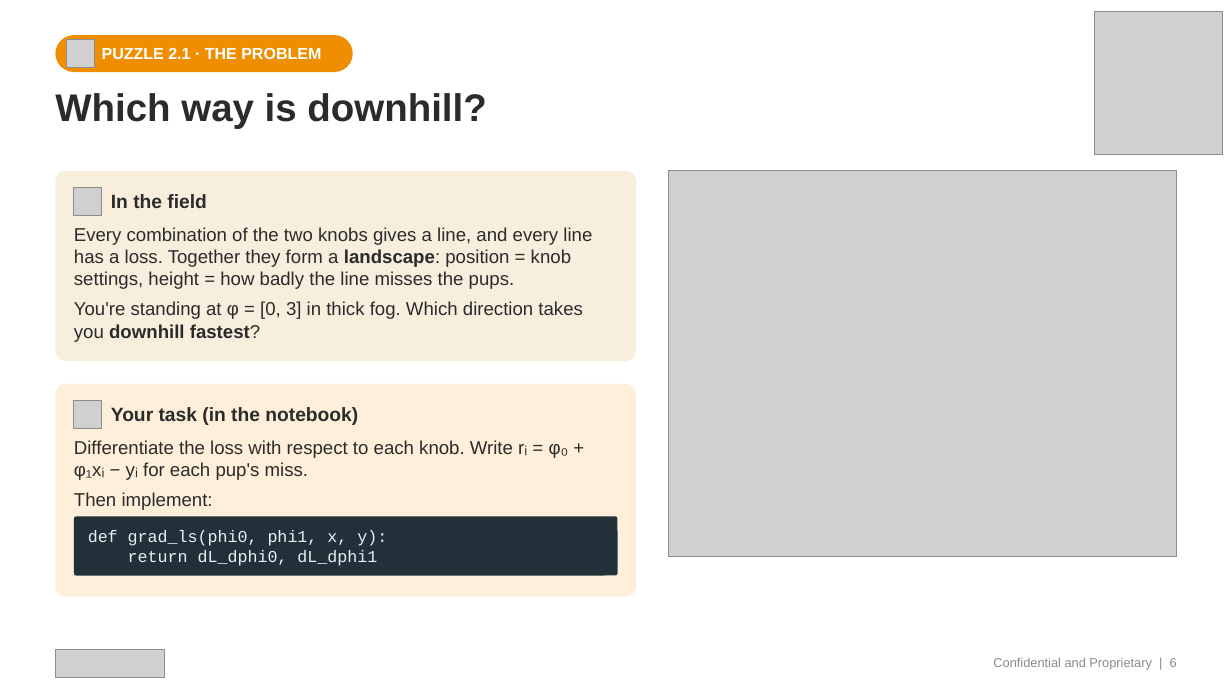
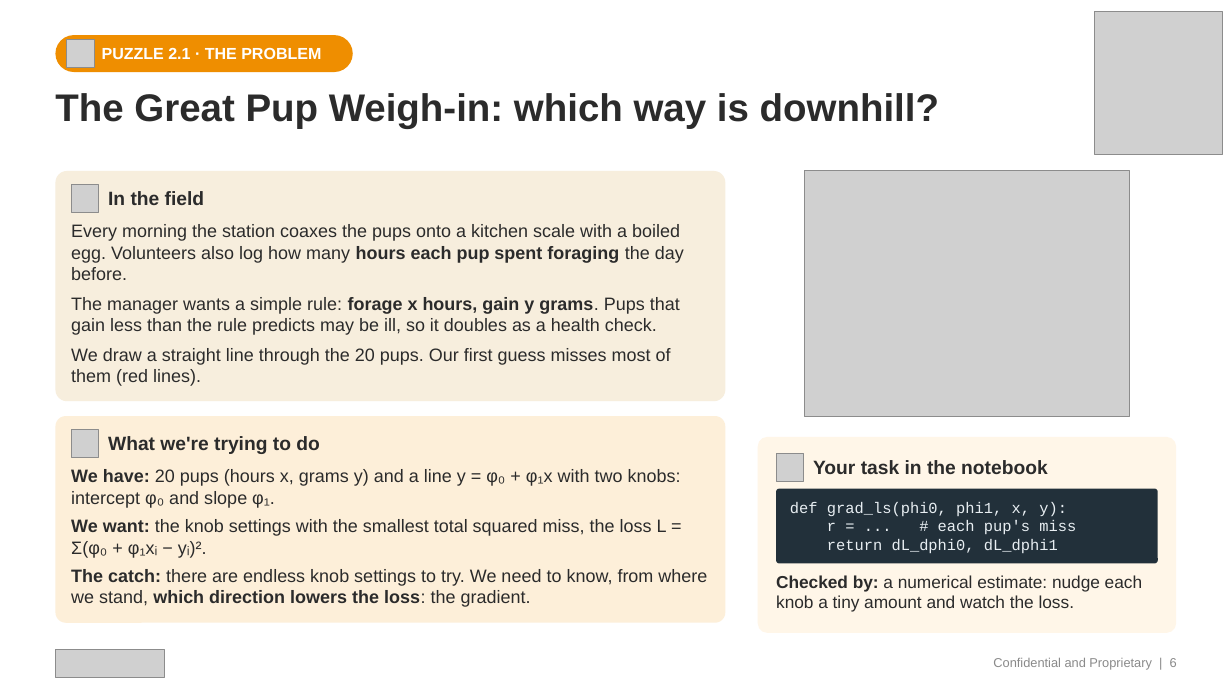
Before and after one commit to transitionbio/udl-ch1-8-tutorial, a slide deck: slide 6 of slides/TBio_UDL_Ch1-8_OneHour.pptx. Drawn at 1232x693 pixels with LibreOffice and Linux fonts; fonts in the diff are those of the drawing; grey boxes stand for pictures. Boxes give left, top, right and bottom in pixels: in the first picture for what was removed or moved away, otherwise in the second. Text is boxed around its words. In the diff, an @@ line names an element or a change of style, - is before the commit and + after.

```diff
--- a/slides/TBio_UDL_Ch1-8_OneHour.pptx
+++ b/slides/TBio_UDL_Ch1-8_OneHour.pptx
@@ text at [55, 93, 939, 129]: text changed @@
-Which way is downhill?
+The Great Pup Weigh-in: which way is downhill?
@@ rounded rectangle: place and size @@
-rounded rectangle at [55, 171, 636, 360]
+rounded rectangle at [55, 171, 726, 401]
@@ picture removed at [668, 171, 1177, 556] @@
@@ picture added at [804, 171, 1129, 417] @@
@@ text added at [71, 224, 684, 386], 14 pt, text #2B2B2B @@
+Every morning the station coaxes the pups onto a kitchen scale with a boiled egg. Volunteers also log how many hours each pup spent foraging the day before.
+The manager wants a simple rule: forage x hours, gain y grams. Pups that gain less than the rule predicts may be ill, so it doubles as a health check.
+We draw a straight line through the 20 pups. Our first guess misses most of them (red lines).
@@ text removed at [74, 227, 592, 342] @@
-Every combination of the two knobs gives a line, and every line has a loss. Together they form a landscape: position = knob settings, height = how badly the line misses the pups.
-You're standing at φ = [0, 3] in thick fog. Which direction takes you downhill fastest?
@@ rounded rectangle: place and size @@
-rounded rectangle at [55, 384, 636, 596]
+rounded rectangle at [55, 416, 726, 623]
@@ picture added at [71, 430, 99, 457] @@
@@ text removed at [74, 440, 569, 510] @@
-Differentiate the loss with respect to each knob. Write rᵢ = φ₀ + φ₁xᵢ − yᵢ for each pup's miss.
-Then implement:
@@ text added at [108, 436, 319, 454], 15 pt, text #2B2B2B, bold @@
+What we're trying to do
@@ rounded rectangle added at [758, 437, 1177, 633], fill #FFF6E8 @@
@@ text added at [71, 469, 707, 607], 14 pt, text #2B2B2B @@
+We have: 20 pups (hours x, grams y) and a line y = φ₀ + φ₁x with two knobs: intercept φ₀ and slope φ₁.
+We want: the knob settings with the smallest total squared miss, the loss L = Σ(φ₀ + φ₁xᵢ − yᵢ)².
+The catch: there are endless knob settings to try. We need to know, from where we stand, which direction lowers the loss: the gradient.
@@ picture: place and size @@
-picture at [74, 400, 102, 428]
+picture at [776, 454, 804, 482]
@@ text at [813, 460, 1048, 474]: text changed @@
-Your task (in the notebook)
+Your task in the notebook
@@ rounded rectangle added at [776, 489, 1158, 564], fill #22303A @@
@@ text at [790, 502, 1067, 553]: size 13 to 12 pt in "def grad_ls(phi0, phi1, x, y):", "return dL_dphi0, dL_dphi1" @@
@@ text "def grad_ls(phi0, phi1, x, y):": place and size @@
-text "def grad_ls(phi0, phi1, x, y):" at [88, 530, 387, 566]
+text "def grad_ls(phi0, phi1, x, y):" at [790, 502, 1076, 553]
@@ rounded rectangle removed at [74, 517, 617, 576] @@
@@ text at [827, 520, 1076, 534]: paragraph added @@
+r = ... # each pup's miss
@@ text added at [776, 575, 1142, 612], 13.5 pt, text #2B2B2B @@
+Checked by: a numerical estimate: nudge each knob a tiny amount and watch the loss.
```
Also in this commit, not shown: 23 other slides changed, 1 other file.
